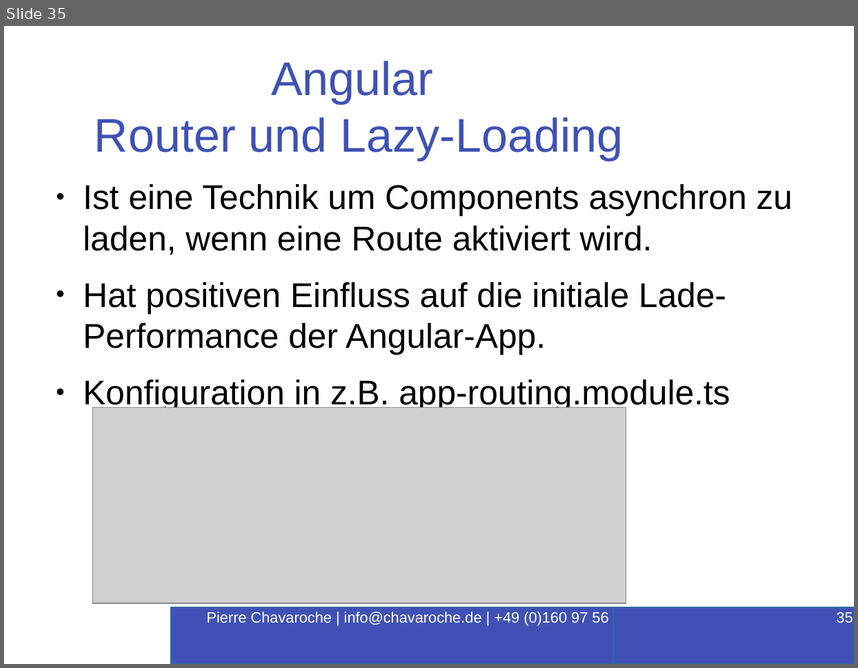
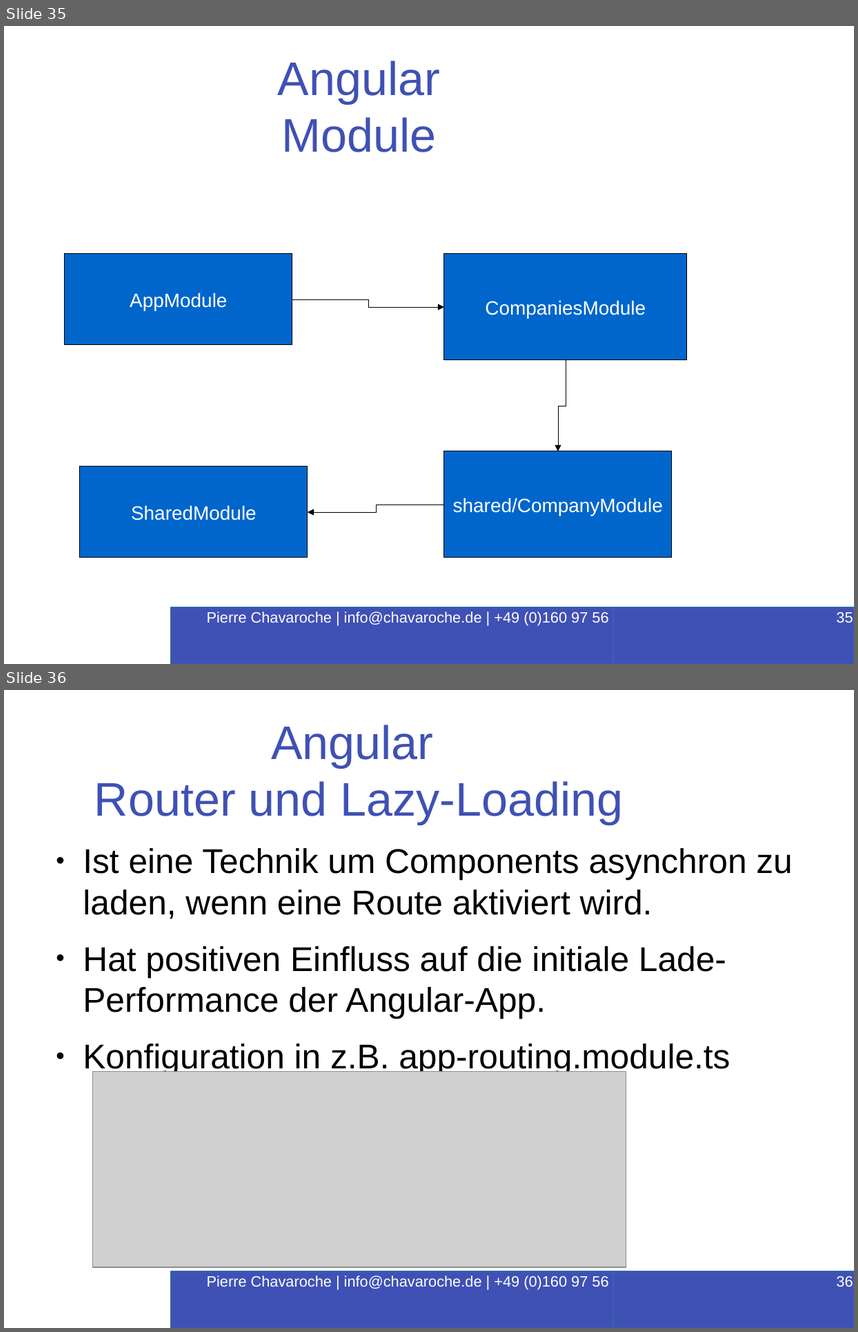
Before and after one commit to PierreChavaroche/workshop-presentation, a slide deck: Angular-RxJS.odp. Shown one above the other, each under a label of ours: slide 35 before the commit, slides 35 and 36 after it. The pictures are 858x668 and 858x1332 pixels, drawn with LibreOffice and Linux fonts; fonts in the diff are those of the drawing; grey boxes stand for pictures; background and template pictures are left out. Boxes give left, top, right and bottom in pixels: in the first picture for what was removed or moved away, otherwise in the second. Text is boxed around its words. In the diff, an @@ line names an element or a change of style, - is before the commit and + after.

```diff
--- a/Angular-RxJS.odp
+++ b/Angular-RxJS.odp
@@ slide 35 added at (4, 26, 854, 664), background #FFFFFF @@
@@ title added at (278, 60, 440, 152), 44 pt, text #3F51B5 @@
+Angular
+Module
@@ rectangle added at (65, 254, 292, 345), fill #0066CC, outline #000000 0 pt, 18 pt, text #FFFFFF @@
+AppModule
@@ rectangle added at (444, 254, 688, 360), fill #0066CC, outline #000000 0 pt, 18 pt, text #FFFFFF @@
+CompaniesModule
@@ elbow arrow added from (292, 299) to (444, 307), #000000 0 pt @@
@@ elbow arrow added from (566, 360) to (559, 451), #000000 0 pt @@
@@ rectangle added at (444, 451, 672, 557), fill #0066CC, outline #000000 0 pt, 18 pt, text #FFFFFF @@
+shared/CompanyModule
@@ rectangle added at (80, 466, 307, 557), fill #0066CC, outline #000000 0 pt, 18 pt, text #FFFFFF @@
+SharedModule
@@ elbow arrow added from (444, 504) to (308, 512), #000000 0 pt @@
@@ rectangle added at (172, 607, 688, 664), fill #3F51B5, outline #3465A4 1.5 pt, 14 pt, text #FFFFFF @@
+Pierre Chavaroche | info@chavaroche.de | +49 (0)160 97 56 16 87
@@ page number added at (613, 607, 854, 664), fill #3F51B5, outline #3465A4 1.5 pt, 14 pt, text #FFFFFF @@
+35
@@ what was slide 35 is now slide 36 @@
@@ page number at (836, 1276, 853, 1286): text changed @@
-35
+36
```
Also in this commit, not shown: 2 slides changed.
